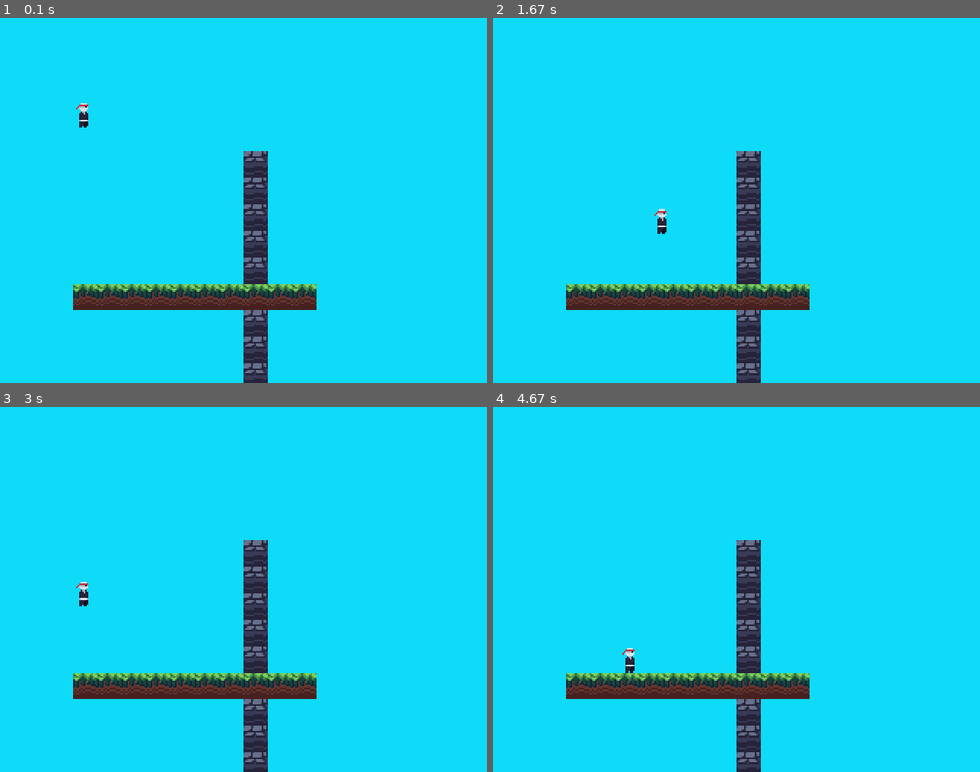
Above: before the commit, frames 1-4 (two rows, left to right).
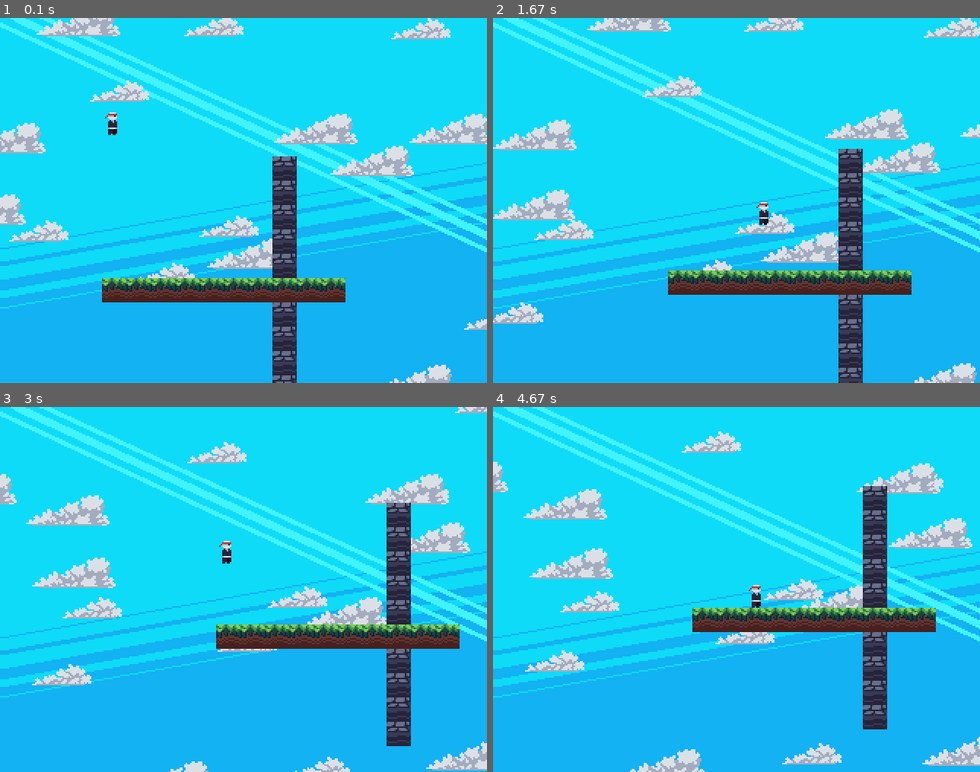
Above: after the commit, the same moments.

Repository: nygonui/pygame-platform-ninja
Game: pygame game, started from game.py
Same seed, same stepped clock (60 frames per second), same inputs: the game is played once before the commit and once after it.
Inputs:
- Up to frame 1 (0.1 s): no input
- Up to frame 2 (1.67 s): hold Right 0.33-0.8 s; hold Up 0.83-1.13 s; hold Right 1.17-1.63 s
- Up to frame 3 (3 s): hold Left 1.67-2.2 s; hold Left 2.23-2.63 s; hold Up from 2.67 s (still down)
- Up to frame 4 (4.67 s): release Up at 3.03 s; hold Right 3.07-3.7 s; hold Left 3.73-4.2 s; hold Right from 4.23 s (still down)

The runs differ from the first frame. In frame 1, 51% of the frame differs, in the area x 0-100%, y 0-100%; in frame 2, 51%; in frame 3, 51%; in frame 4, 52%.

Commit message:
Camera, clouds & clouds movement

Diff:
--- a/game.py
+++ b/game.py
@@ -5,6 +5,7 @@
 from scripts.entities import PhysicsEntity
 from scripts.utils import load_image, load_images
 from scripts.tilemap import Tilemap
+from scripts.clouds import Clouds
 
 class Game:
     def __init__(self):
@@ -12,7 +13,7 @@
 
         pygame.display.set_caption('ninja game')
         self.screen = pygame.display.set_mode((640, 480))
-        self.display = pygame.Surface((320, 220))
+        self.display = pygame.Surface((320, 240))
 
         self.clock = pygame.time.Clock()
 
@@ -23,24 +24,45 @@
             'grass': load_images('tiles/grass'),
             'large_decor': load_images('tiles/large_decor'),
             'stone': load_images('tiles/stone'),
-            'player': load_image('entities/player.png')
+            'player': load_image('entities/player.png'),
+            'background': load_image('background.png'),
+            'clouds': load_images('clouds')
         }
+
+        self.clouds = Clouds(self.assets['clouds'], count=16)
 
         self.player = PhysicsEntity(self, 'player', (50, 50), (8, 15))
 
         self.tilemap = Tilemap(self, tile_size=16)
 
+        self.scroll = [0, 0]
+
 
     def run(self):
         while True:
-            self.display.fill((14, 219, 248))
+            self.display.blit(self.assets['background'], (0, 0))
             # essa linha serve meio que para limpar a tela, pois até então a imagem da nuvem que estamos
             # colocando na tela, está sendo desenhada em cada lugar ao decorrer do seu movemento em cada frame
 
-            self.tilemap.render(self.display)
+
+            self.scroll[0] += (self.player.rect().centerx - self.display.get_width() / 2 - self.scroll[0]) / 30
+            self.scroll[1] += (self.player.rect().centery - self.display.get_height() / 2 - self.scroll[1]) / 30
+            # se passacemos o self.scroll direto o jogador ficaria no canto esquerdo superior da tela
+            # o que tentamos fazer aqui é encontrar o meio de tela e ver quanto que falta da posição atual da câmera
+            # e a divisão por 30 é para que quando a câmera vá rápido quando o player estiver longe do centro
+            # e diminui gradativamente quando o player estiver ficando centralizado
+            render_scroll = (int(self.scroll[0]), int(self.scroll[1]))
+            # isso é para passarmos um valor inteiro como posição da câmera, pois a posição do player é um float
+            # quando passamos a posição da câmera como um float também há um bug de pixel quando o player está para
+            # ser centralizado
+
+            self.clouds.update()
+            self.clouds.render(self.display, offset=render_scroll)
+
+            self.tilemap.render(self.display, offset=render_scroll)
 
             self.player.update(self.tilemap ,(self.movement[1] - self.movement[0], 0))
-            self.player.render(self.display)
+            self.player.render(self.display, offset=render_scroll)
 
             for event in pygame.event.get():
                 if event.type == pygame.QUIT:
--- /dev/null
+++ b/scripts/clouds.py
@@ -0,0 +1,46 @@
+import random
+
+class Cloud:
+    def __init__(self, pos, img, speed, deth):
+        self.pos = list(pos)
+        self.img = img
+        self.speed = speed
+        self.deth = deth
+
+    def update(self):
+        self.pos[0] += self.speed
+
+    def render(self, surf, offset=(0, 0)):
+        render_pos = (self.pos[0] - offset[0] * self.deth, self.pos[1] - offset[1] * self.deth)
+        # estamos multiplicando o offset pelo deth para dar um efeito, deth seria a profundidade
+        # então as nuvens em diferentes profundidades vão se mover diferente
+        surf.blit(self.img, (render_pos[0] % (surf.get_width() + self.img.get_width()) - self.img.get_width(), render_pos[1] % (surf.get_height() + self.img.get_height()) - self.img.get_height()))
+        # lembrando que temos um número limitado de nuvens, fazemos com que após que elas atravessem por completo o eixo
+        # x ou y elas voltem para o início, se elas estão indo da esquerda para direita, quando elas passarem por completo
+        # no canto direito da tela, elas vão surgir no canto esquerdo da tela
+        # se não fizecemos as operações matemáticas para passar a posição das nuves elas desapareriam e apareceriam assim
+        # que encostassem na borda da tela
+        # ** EXPLICAR AS OPERAÇÕES MATEMÁTICAS QUE ACONTECEM NESSE BLIT **
+
+class Clouds:
+    def __init__(self, cloud_images, count=16):
+        self.clouds = []
+
+        for i in range(count):
+            pos = (random.random() * 99999, random.random() * 99999)
+            img = random.choice(cloud_images)
+            speed = random.random() * 0.05 + 0.05
+            deth = random.random() * 0.6 + 0.2
+            self.clouds.append(Cloud(pos, img, speed, deth))
+
+        self.clouds.sort(key=lambda x: x.deth)
+        # ordenando a lista de nuvens usando a profundidade delas como parâmetro para ordenação
+        # fazendo nos ajuda a definir quem será renderizado primeiro
+
+    def update(self):
+        for cloud in self.clouds:
+            cloud.update()
+
+    def render(self, surf, offset=(0, 0)):
+        for cloud in self.clouds:
+            cloud.render(surf, offset=offset)
--- a/scripts/entities.py
+++ b/scripts/entities.py
@@ -56,5 +56,10 @@
             self.velocity[1] = 0
 
 
-    def render(self, surf):
-        surf.blit(self.game.assets['player'], self.pos)
+    def render(self, surf, offset=(0,0)):
+        surf.blit(self.game.assets['player'], (self.pos[0] - offset[0], self.pos[1] - offset[1]))
+        # tanto o render dessa classe, quanto o render da classe Tilemap (em scripts/tilemap.py)
+        # possuem o argumento offset, que serve como "câmera" para gente
+        # estamos subtraindo o offset no eixo x e no y para que quando o persongam se vá para direita
+        # o todo o resto deverá ir para esquerda, dando a sensação de movimento do mapa, ou movimento
+        # de câmera
--- a/scripts/tilemap.py
+++ b/scripts/tilemap.py
@@ -38,13 +38,13 @@
         return rects
         # Criamos e retornamos os retangulos para os tiles que estão próximo ao elemento para que a colisão aconteça
 
-    def render(self, surf):
+    def render(self, surf, offset=(0,0)):
         for tile in self.offgrid_tiles:
-            surf.blit(self.game.assets[tile['type']][tile['variant']], tile['pos'])
+            surf.blit(self.game.assets[tile['type']][tile['variant']], (tile['pos'][0] - offset[0], tile['pos'][1] - offset[1]))
 
         for loc in self.tilemap:
             tile = self.tilemap[loc]
-            surf.blit(self.game.assets[tile['type']][tile['variant']], (tile['pos'][0] * self.tile_size, tile['pos'][1] * self.tile_size))
+            surf.blit(self.game.assets[tile['type']][tile['variant']], (tile['pos'][0] * self.tile_size - offset[0], tile['pos'][1] * self.tile_size - offset[1]))
             # self.game.assets[tile['type']][tile['variant']] -> o asset em questão é uma lista
             # então passamos além do tipo do asset qual asset da lista queremos
             # (tile['pos'][0] * self.tile_size, tile['pos'][1] * self.tile_size) -> precisamos multiplicar a posição
Not shown, changed: .gitignore
